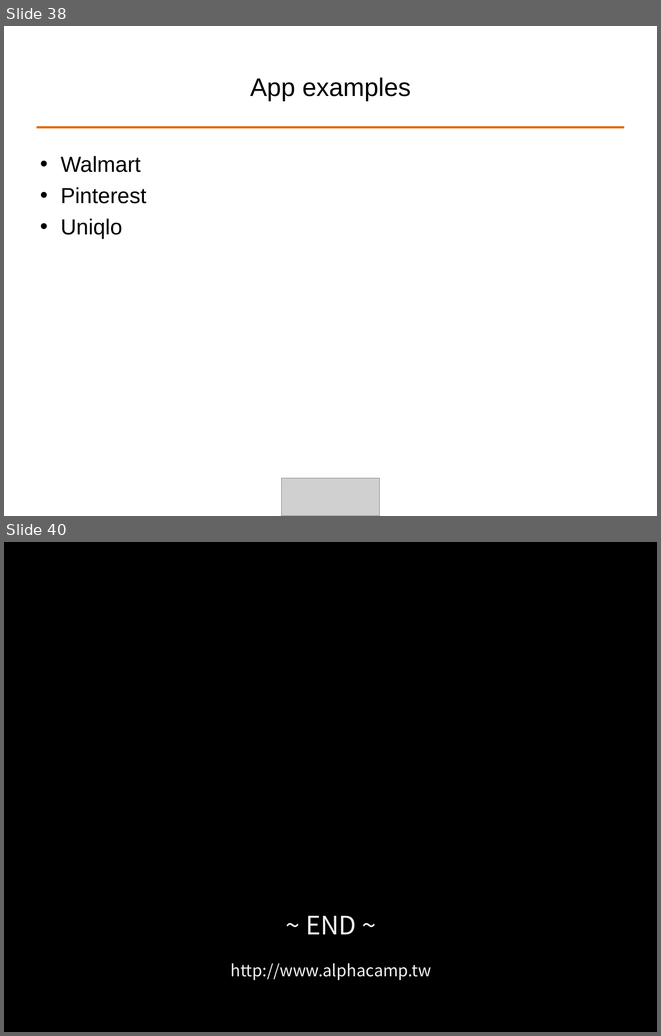
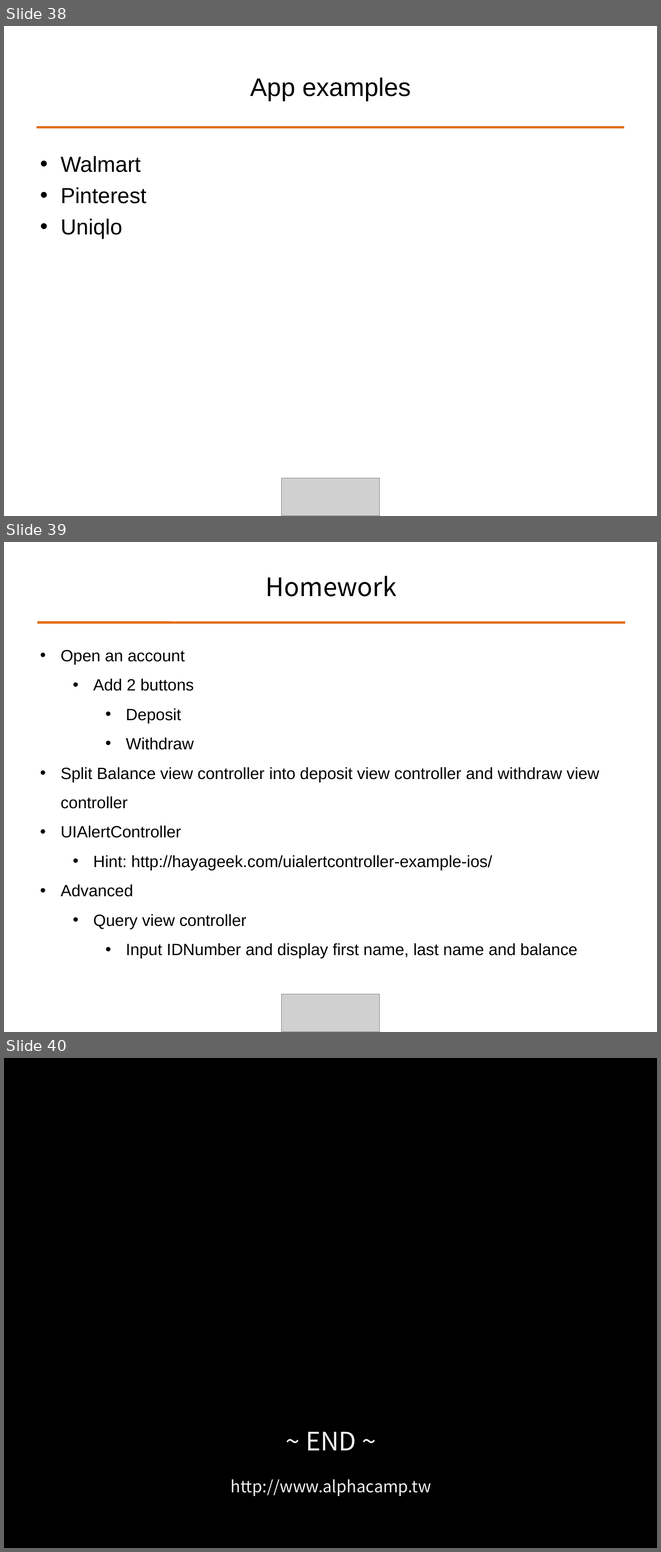
Before and after one commit to ALPHACamp/Camp-3-iOS-Dev, a slide deck: Class presentation/Week3 - Shyne/10-20-2014.ppt. Shown one above the other, each under a label of ours: slides 38 and 40 before the commit, slides 38, 39 and 40 after it; the slides between them are not shown. The pictures are 661x1036 and 661x1552 pixels, drawn with LibreOffice and Linux fonts; fonts in the diff are those of the drawing; grey boxes stand for pictures. Boxes give left, top, right and bottom in pixels: in the first picture for what was removed or moved away, otherwise in the second. Text is boxed around its words. In the diff, an @@ line names an element or a change of style, - is before the commit and + after.

Commit message:
update homework page

```diff
--- a/Class presentation/Week3 - Shyne/10-20-2014.ppt
+++ b/Class presentation/Week3 - Shyne/10-20-2014.ppt
@@ slide 39 added at [4, 542, 657, 1032], background #FFFFFF @@
@@ title added at [266, 576, 397, 597], 28 pt, text #000000 @@
+Homework
@@ line added from (37, 623) to (625, 623), #E46C0A 2.49 pt @@
@@ text added at [61, 650, 599, 958], 18 pt, text #000000 @@
+• Open an account
+  • Add 2 buttons
+    • Deposit
+    • Withdraw
+• Split Balance view controller into deposit view controller and withdraw view controller
+• UIAlertController
+  • Hint: http://hayageek.com/uialertcontroller-example-ios/
+• Advanced
+  • Query view controller
+    • Input IDNumber and display first name, last name and balance
@@ picture added at [282, 994, 379, 1032] @@
```
Also in this commit, not shown: 1 slide removed.
